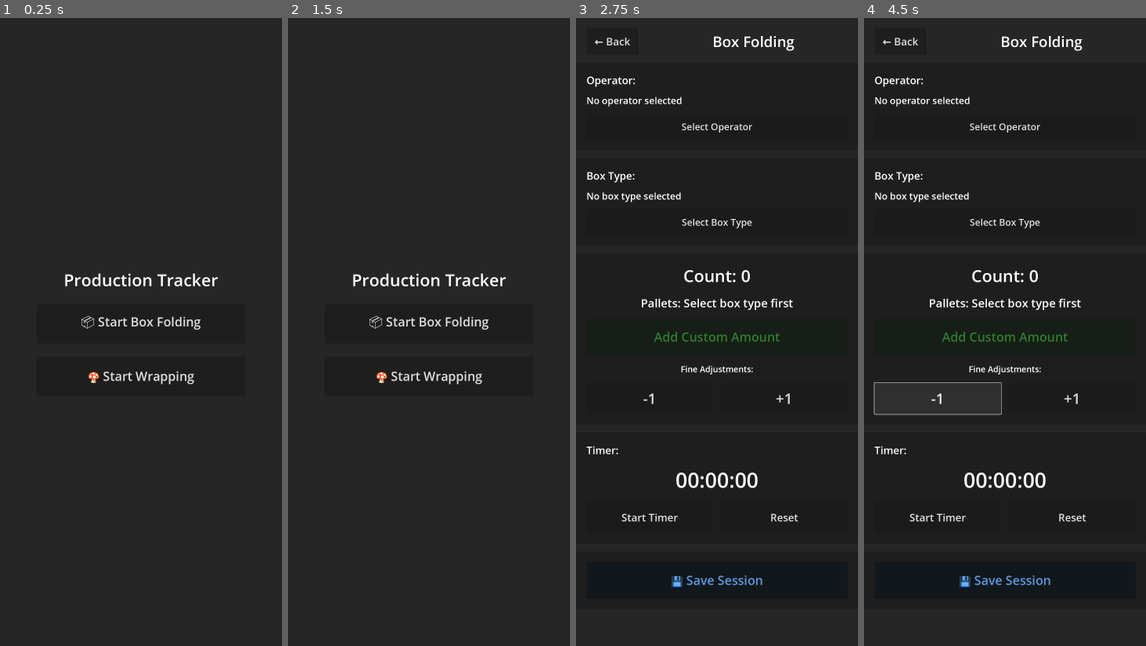
Above: before the commit, frames 1-4 (left to right).
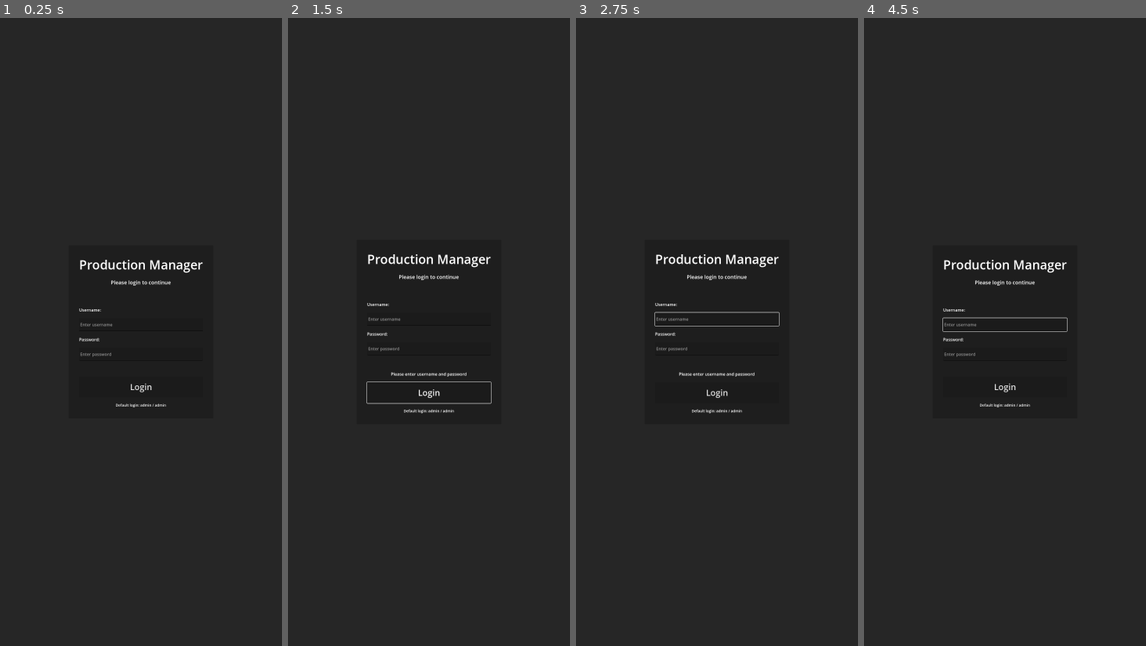
Above: after the commit, the same moments.

Repository: kriS282/production-tracker-godot
Game: Godot game, scene res://LoginScreen.tscn
The game is run twice, just before and just after one commit, with the same random seed, the same clock (stepped at 60 frames per second) and the same inputs. Before the commit the project starts from res://MainMenu.tscn.
Inputs (mouse positions are in pixels of both pictures, inside the frame that each line leads up to):
- Up to frame 1 (0.25 s): no input
- Up to frame 2 (1.5 s): click (429, 388) at 0.5 s, where only the run after the commit has a clickable "Login"; click (429, 74) at 1.25 s, where only the run before the commit has a clickable "← Back to Main Menu"
- Up to frame 3 (2.75 s): click (717, 325) at 2 s, where only the run before the commit has a clickable "📦 Start Box Folding"
- Up to frame 4 (4.5 s): click (900, 43) at 2.75 s, where only the run before the commit has a clickable "← Back"; click (1005, 325) at 3.5 s, where only the run before the commit has a clickable "📦 Start Box Folding"; click (937, 401) at 4.25 s, where only the run before the commit has a clickable "-1"

The runs differ from the first frame. In frame 1, 1.7% of the frame differs, in the area x 23-78%, y 38-62%; in frame 2, 1.9%; in frame 3, 4.1%; in frame 4, 4.2%, in the area x 3-79%, y 2-91%.

Commit message:
Add user management system, login screen, and role-based main menu
Major restructuring of the app into a production manager system:

User Management:
- DataStore.gd - JSON-based data storage singleton
- User authentication with password hashing
- Role-based access control (Manager, Supervisor, Staff, Picker)
- Task assignment system (wrapping, orders, admin, quality_control, folding)
- Default admin account (username: admin, password: admin)

Login System:
- LoginScreen.gd/.tscn - Clean login interface
- Password hashing for security
- Auto-redirect to main menu on successful login

Main Menu Redesign:
- Role-based button visibility
- User welcome message with role display
- New sections: Orders, Quality Control, Admin Panel
- Logout functionality
- Cleaner, more professional UI

Data Storage:
- JSON-based persistence (user://production_data.json)
- Support for users, orders, wrapping sessions, inventory, defects, forms
- Customizable defect reasons (bad product vs bad wrap)

Project Configuration:
- Set LoginScreen as main scene
- DataStore as autoload singleton
- Renamed app to "Production Manager"

Next steps:
- Build Admin Panel for user management
- Redesign Wrapping Tracker (simplified RM415 focus)
- Create Orders Manager
- Create Quality Control screen

Diff:
--- /dev/null
+++ b/DataStore.gd
@@ -0,0 +1,239 @@
+extends Node
+
+# Singleton for data management using JSON files
+# Access via DataStore.method_name()
+
+var data_path = "user://production_data.json"
+var data = {
+	"users": [],
+	"orders": [],
+	"wrapping_sessions": [],
+	"inventory": [],
+	"quality_defects": [],
+	"rm415_forms": [],
+	"current_user": null,
+	"defect_reasons": {
+		"bad_product": [
+			"Bruised",
+			"Discolored",
+			"Too Small",
+			"Too Large",
+			"Damaged",
+			"Foreign Object"
+		],
+		"bad_wrap": [
+			"Torn Film",
+			"Loose Wrap",
+			"Poor Seal",
+			"Wrinkled",
+			"Incorrect Weight",
+			"Missing Label"
+		]
+	}
+}
+
+func _ready():
+	load_data()
+	create_default_admin()
+
+func load_data():
+	if FileAccess.file_exists(data_path):
+		var file = FileAccess.open(data_path, FileAccess.READ)
+		if file:
+			var json_string = file.get_as_text()
+			var json = JSON.new()
+			var parse_result = json.parse(json_string)
+			if parse_result == OK:
+				data = json.get_data()
+			file.close()
+	save_data()  # Create file if it doesn't exist
+
+func save_data():
+	var file = FileAccess.open(data_path, FileAccess.WRITE)
+	if file:
+		var json_string = JSON.stringify(data, "\t")
+		file.store_string(json_string)
+		file.close()
+
+func create_default_admin():
+	if data.users.is_empty():
+		var admin = {
+			"id": 1,
+			"username": "admin",
+			"password_hash": "admin".sha256_text(),
+			"role": "Manager",
+			"tasks": ["wrapping", "orders", "admin", "quality_control"],
+			"is_admin": true,
+			"created_at": Time.get_datetime_string_from_system()
+		}
+		data.users.append(admin)
+		save_data()
+		print("✅ Default admin created: username='admin', password='admin'")
+
+# User management
+func create_user(username: String, password: String, role: String, tasks: Array, is_admin: bool = false) -> Dictionary:
+	var user_id = data.users.size() + 1
+	var user = {
+		"id": user_id,
+		"username": username,
+		"password_hash": password.sha256_text(),
+		"role": role,
+		"tasks": tasks,
+		"is_admin": is_admin,
+		"created_at": Time.get_datetime_string_from_system()
+	}
+	data.users.append(user)
+	save_data()
+	return user
+
+func authenticate_user(username: String, password: String) -> Dictionary:
+	var password_hash = password.sha256_text()
+	for user in data.users:
+		if user.username == username and user.password_hash == password_hash:
+			data.current_user = user
+			save_data()
+			return user
+	return {}
+
+func get_current_user() -> Dictionary:
+	return data.current_user if data.current_user else {}
+
+func logout():
+	data.current_user = null
+	save_data()
+
+func get_all_users() -> Array:
+	return data.users
+
+func update_user(user_id: int, updates: Dictionary) -> bool:
+	for i in range(data.users.size()):
+		if data.users[i].id == user_id:
+			for key in updates:
+				data.users[i][key] = updates[key]
+			save_data()
+			return true
+	return false
+
+func delete_user(user_id: int) -> bool:
+	for i in range(data.users.size()):
+		if data.users[i].id == user_id:
+			data.users.remove_at(i)
+			save_data()
+			return true
+	return false
+
+func user_has_task(task: String) -> bool:
+	var user = get_current_user()
+	if user.is_empty():
+		return false
+	return task in user.tasks
+
+# Orders management
+func create_order(order_data: Dictionary) -> int:
+	var order_id = data.orders.size() + 1
+	order_data["id"] = order_id
+	order_data["created_at"] = Time.get_datetime_string_from_system()
+	if not order_data.has("status"):
+		order_data["status"] = "pending"
+	data.orders.append(order_data)
+	save_data()
+	return order_id
+
+func get_pending_orders() -> Array:
+	var pending = []
+	for order in data.orders:
+		if order.status == "pending":
+			pending.append(order)
+	return pending
+
+func get_all_orders() -> Array:
+	return data.orders
+
+func get_order_by_id(order_id: int) -> Dictionary:
+	for order in data.orders:
+		if order.id == order_id:
+			return order
+	return {}
+
+func update_order_status(order_id: int, status: String) -> bool:
+	for i in range(data.orders.size()):
+		if data.orders[i].id == order_id:
+			data.orders[i].status = status
+			save_data()
+			return true
+	return false
+
+# Wrapping sessions
+func create_wrapping_session(session_data: Dictionary) -> int:
+	var session_id = data.wrapping_sessions.size() + 1
+	session_data["id"] = session_id
+	session_data["start_time"] = Time.get_datetime_string_from_system()
+	data.wrapping_sessions.append(session_data)
+	save_data()
+	return session_id
+
+func end_wrapping_session(session_id: int, crates_used: int):
+	for i in range(data.wrapping_sessions.size()):
+		if data.wrapping_sessions[i].id == session_id:
+			data.wrapping_sessions[i].end_time = Time.get_datetime_string_from_system()
+			data.wrapping_sessions[i].crates_used = crates_used
+			save_data()
+			return
+
+func get_user_sessions(user_id: int) -> Array:
+	var sessions = []
+	for session in data.wrapping_sessions:
+		if session.user_id == user_id:
+			sessions.append(session)
+	return sessions
+
+# Quality defects
+func add_defect(defect_data: Dictionary) -> bool:
+	var defect_id = data.quality_defects.size() + 1
+	defect_data["id"] = defect_id
+	defect_data["recorded_at"] = Time.get_datetime_string_from_system()
+	data.quality_defects.append(defect_data)
+	save_data()
+	return true
+
+func get_session_defects(session_id: int) -> Array:
+	var defects = []
+	for defect in data.quality_defects:
+		if defect.session_id == session_id:
+			defects.append(defect)
+	return defects
+
+func add_defect_reason(defect_type: String, reason: String):
+	if not data.defect_reasons.has(defect_type):
+		data.defect_reasons[defect_type] = []
+	if not reason in data.defect_reasons[defect_type]:
+		data.defect_reasons[defect_type].append(reason)
+		save_data()
+
+func get_defect_reasons(defect_type: String) -> Array:
+	return data.defect_reasons.get(defect_type, [])
+
+# Inventory
+func add_inventory(inventory_data: Dictionary) -> bool:
+	var inv_id = data.inventory.size() + 1
+	inventory_data["id"] = inv_id
+	inventory_data["date"] = Time.get_date_string_from_system()
+	data.inventory.append(inventory_data)
+	save_data()
+	return true
+
+func get_today_inventory() -> Dictionary:
+	var today = Time.get_date_string_from_system()
+	for inv in data.inventory:
+		if inv.date == today:
+			return inv
+	return {}
+
+# RM415 Forms
+func save_rm415_form(form_data: Dictionary) -> bool:
+	var form_id = data.rm415_forms.size() + 1
+	form_data["id"] = form_id
+	form_data["generated_at"] = Time.get_datetime_string_from_system()
+	data.rm415_forms.append(form_data)
+	save_data()
+	return true
--- /dev/null
+++ b/Database.gd
@@ -0,0 +1,215 @@
+extends Node
+
+# Singleton for database management
+# Access via Database.method_name()
+
+var db: SQLite = null
+var db_path = "user://production_tracker.db"
+
+func _ready():
+	db = SQLite.new()
+	db.path = db_path
+	db.open_db()
+	create_tables()
+
+func create_tables():
+	# Users table
+	var users_table = """
+	CREATE TABLE IF NOT EXISTS users (
+		id INTEGER PRIMARY KEY AUTOINCREMENT,
+		username TEXT UNIQUE NOT NULL,
+		password_hash TEXT NOT NULL,
+		role TEXT NOT NULL,
+		tasks TEXT,
+		created_at TEXT DEFAULT CURRENT_TIMESTAMP,
+		is_admin INTEGER DEFAULT 0
+	);
+	"""
+	db.query(users_table)
+
+	# Orders table
+	var orders_table = """
+	CREATE TABLE IF NOT EXISTS orders (
+		id INTEGER PRIMARY KEY AUTOINCREMENT,
+		product TEXT NOT NULL,
+		quantity TEXT NOT NULL,
+		customer TEXT DEFAULT 'Lidl RDC Mullingar',
+		delivery_date TEXT NOT NULL,
+		harvest_date TEXT,
+		supplier TEXT,
+		batch_code TEXT,
+		status TEXT DEFAULT 'pending',
+		created_by INTEGER,
+		created_at TEXT DEFAULT CURRENT_TIMESTAMP,
+		FOREIGN KEY (created_by) REFERENCES users(id)
+	);
+	"""
+	db.query(orders_table)
+
+	# Wrapping sessions table
+	var sessions_table = """
+	CREATE TABLE IF NOT EXISTS wrapping_sessions (
+		id INTEGER PRIMARY KEY AUTOINCREMENT,
+		order_id INTEGER,
+		user_id INTEGER,
+		product TEXT NOT NULL,
+		supplier TEXT NOT NULL,
+		quantity_wrapped TEXT,
+		crates_used INTEGER,
+		harvest_date TEXT,
+		delivery_date TEXT,
+		batch_code TEXT,
+		start_time TEXT,
+		end_time TEXT,
+		FOREIGN KEY (order_id) REFERENCES orders(id),
+		FOREIGN KEY (user_id) REFERENCES users(id)
+	);
+	"""
+	db.query(sessions_table)
+
+	# Inventory table
+	var inventory_table = """
+	CREATE TABLE IF NOT EXISTS inventory (
+		id INTEGER PRIMARY KEY AUTOINCREMENT,
+		date TEXT NOT NULL,
+		pallets_in INTEGER DEFAULT 0,
+		crates_in INTEGER DEFAULT 0,
+		leftovers INTEGER DEFAULT 0,
+		class2_crates INTEGER DEFAULT 0,
+		damaged_punnets INTEGER DEFAULT 0,
+		harvest_date TEXT,
+		user_id INTEGER,
+		FOREIGN KEY (user_id) REFERENCES users(id)
+	);
+	"""
+	db.query(inventory_table)
+
+	# Quality defects table
+	var defects_table = """
+	CREATE TABLE IF NOT EXISTS quality_defects (
+		id INTEGER PRIMARY KEY AUTOINCREMENT,
+		session_id INTEGER,
+		defect_type TEXT NOT NULL,
+		defect_reason TEXT NOT NULL,
+		quantity INTEGER DEFAULT 1,
+		notes TEXT,
+		recorded_at TEXT DEFAULT CURRENT_TIMESTAMP,
+		user_id INTEGER,
+		FOREIGN KEY (session_id) REFERENCES wrapping_sessions(id),
+		FOREIGN KEY (user_id) REFERENCES users(id)
+	);
+	"""
+	db.query(defects_table)
+
+	# RM415 forms table
+	var rm415_table = """
+	CREATE TABLE IF NOT EXISTS rm415_forms (
+		id INTEGER PRIMARY KEY AUTOINCREMENT,
+		session_id INTEGER,
+		product TEXT NOT NULL,
+		supplier TEXT NOT NULL,
+		batch_code TEXT NOT NULL,
+		punnet_checks TEXT,
+		box_checks TEXT,
+		signature_data TEXT,
+		generated_at TEXT DEFAULT CURRENT_TIMESTAMP,
+		FOREIGN KEY (session_id) REFERENCES wrapping_sessions(id)
+	);
+	"""
+	db.query(rm415_table)
+
+	# Create default admin if no users exist
+	create_default_admin()
+
+func create_default_admin():
+	var result = db.select_rows("users", "", ["id"])
+	if result.is_empty():
+		var admin_data = {
+			"username": "admin",
+			"password_hash": "admin".sha256_text(),  # CHANGE THIS IN PRODUCTION!
+			"role": "Manager",
+			"tasks": "wrapping,orders,admin",
+			"is_admin": 1
+		}
+		db.insert_row("users", admin_data)
+		print("Default admin created: username=admin, password=admin")
+
+# User management
+func create_user(username: String, password: String, role: String, tasks: String, is_admin: bool = false) -> bool:
+	var user_data = {
+		"username": username,
+		"password_hash": password.sha256_text(),
+		"role": role,
+		"tasks": tasks,
+		"is_admin": 1 if is_admin else 0
+	}
+	return db.insert_row("users", user_data)
+
+func authenticate_user(username: String, password: String) -> Dictionary:
+	var password_hash = password.sha256_text()
+	var condition = "username = '%s' AND password_hash = '%s'" % [username, password_hash]
+	var result = db.select_rows("users", condition, ["*"])
+
+	if not result.is_empty():
+		return result[0]
+	return {}
+
+func get_user_by_id(user_id: int) -> Dictionary:
+	var condition = "id = %d" % user_id
+	var result = db.select_rows("users", condition, ["*"])
+	return result[0] if not result.is_empty() else {}
+
+func get_all_users() -> Array:
+	return db.select_rows("users", "", ["*"])
+
+func update_user(user_id: int, data: Dictionary) -> bool:
+	var condition = "id = %d" % user_id
+	return db.update_rows("users", condition, data)
+
+func delete_user(user_id: int) -> bool:
+	return db.delete_rows("users", "id = %d" % user_id)
+
+# Orders management
+func create_order(order_data: Dictionary) -> int:
+	db.insert_row("orders", order_data)
+	# Get the last inserted row id
+	var result = db.select_rows("orders", "", ["MAX(id) as id"])
+	return result[0]["id"] if not result.is_empty() else -1
+
+func get_pending_orders() -> Array:
+	return db.select_rows("orders", "status = 'pending'", ["*"])
+
+func get_all_orders() -> Array:
+	return db.select_rows("orders", "", ["*"])
+
+func update_order_status(order_id: int, status: String) -> bool:
+	return db.update_rows("orders", "id = %d" % order_id, {"status": status})
+
+# Wrapping sessions
+func create_wrapping_session(session_data: Dictionary) -> int:
+	db.insert_row("wrapping_sessions", session_data)
+	var result = db.select_rows("wrapping_sessions", "", ["MAX(id) as id"])
+	return result[0]["id"] if not result.is_empty() else -1
+
+func get_user_sessions(user_id: int) -> Array:
+	return db.select_rows("wrapping_sessions", "user_id = %d" % user_id, ["*"])
+
+# Quality defects
+func add_defect(defect_data: Dictionary) -> bool:
+	return db.insert_row("quality_defects", defect_data)
+
+func get_session_defects(session_id: int) -> Array:
+	return db.select_rows("quality_defects", "session_id = %d" % session_id, ["*"])
+
+# Inventory
+func add_inventory(inventory_data: Dictionary) -> bool:
+	return db.insert_row("inventory", inventory_data)
+
+func get_today_inventory() -> Dictionary:
+	var today = Time.get_date_string_from_system()
+	var result = db.select_rows("inventory", "date = '%s'" % today, ["*"])
+	return result[0] if not result.is_empty() else {}
+
+# RM415 Forms
+func save_rm415_form(form_data: Dictionary) -> bool:
+	return db.insert_row("rm415_forms", form_data)
--- /dev/null
+++ b/LoginScreen.gd
@@ -0,0 +1,33 @@
+extends Control
+
+@onready var username_input = %UsernameInput
+@onready var password_input = %PasswordInput
+@onready var error_label = %ErrorLabel
+
+func _ready():
+	%LoginBtn.pressed.connect(_on_login_pressed)
+	password_input.secret = true
+
+func _on_login_pressed():
+	var username = username_input.text
+	var password = password_input.text
+
+	if username.is_empty() or password.is_empty():
+		show_error("Please enter username and password")
+		return
+
+	var user = DataStore.authenticate_user(username, password)
+
+	if user.is_empty():
+		show_error("Invalid username or password")
+		return
+
+	# Login successful
+	print("✅ Logged in as: %s (%s)" % [user.username, user.role])
+	get_tree().change_scene_to_file("res://MainMenu.tscn")
+
+func show_error(message: String):
+	error_label.text = message
+	error_label.show()
+	await get_tree().create_timer(3.0).timeout
+	error_label.hide()
--- /dev/null
+++ b/LoginScreen.tscn
@@ -0,0 +1,102 @@
+[gd_scene load_steps=2 format=3]
+
+[ext_resource type="Script" path="res://LoginScreen.gd" id="1"]
+
+[node name="LoginScreen" type="Control"]
+layout_mode = 3
+anchors_preset = 15
+anchor_right = 1.0
+anchor_bottom = 1.0
+grow_horizontal = 2
+grow_vertical = 2
+script = ExtResource("1")
+
+[node name="ColorRect" type="ColorRect" parent="."]
+layout_mode = 1
+anchors_preset = 15
+anchor_right = 1.0
+anchor_bottom = 1.0
+color = Color(0.15, 0.15, 0.15, 1)
+
+[node name="CenterContainer" type="CenterContainer" parent="."]
+layout_mode = 1
+anchors_preset = 15
+anchor_right = 1.0
+anchor_bottom = 1.0
+
+[node name="PanelContainer" type="PanelContainer" parent="CenterContainer"]
+layout_mode = 2
+custom_minimum_size = Vector2(400, 500)
+
+[node name="MarginContainer" type="MarginContainer" parent="CenterContainer/PanelContainer"]
+layout_mode = 2
+theme_override_constants/margin_left = 40
+theme_override_constants/margin_top = 40
+theme_override_constants/margin_right = 40
+theme_override_constants/margin_bottom = 40
+
+[node name="VBoxContainer" type="VBoxContainer" parent="CenterContainer/PanelContainer/MarginContainer"]
+layout_mode = 2
+theme_override_constants/separation = 20
+
+[node name="Title" type="Label" parent="CenterContainer/PanelContainer/MarginContainer/VBoxContainer"]
+layout_mode = 2
+theme_override_font_sizes/font_size = 48
+text = "Production Manager"
+horizontal_alignment = 1
+
+[node name="Subtitle" type="Label" parent="CenterContainer/PanelContainer/MarginContainer/VBoxContainer"]
+layout_mode = 2
+theme_override_font_sizes/font_size = 20
+text = "Please login to continue"
+horizontal_alignment = 1
+
+[node name="Spacer1" type="Control" parent="CenterContainer/PanelContainer/MarginContainer/VBoxContainer"]
+custom_minimum_size = Vector2(0, 40)
+layout_mode = 2
+
+[node name="UsernameLabel" type="Label" parent="CenterContainer/PanelContainer/MarginContainer/VBoxContainer"]
+layout_mode = 2
+text = "Username:"
+
+[node name="UsernameInput" type="LineEdit" parent="CenterContainer/PanelContainer/MarginContainer/VBoxContainer"]
+unique_name_in_owner = true
+layout_mode = 2
+custom_minimum_size = Vector2(0, 50)
+placeholder_text = "Enter username"
+
+[node name="PasswordLabel" type="Label" parent="CenterContainer/PanelContainer/MarginContainer/VBoxContainer"]
+layout_mode = 2
+text = "Password:"
+
+[node name="PasswordInput" type="LineEdit" parent="CenterContainer/PanelContainer/MarginContainer/VBoxContainer"]
+unique_name_in_owner = true
+layout_mode = 2
+custom_minimum_size = Vector2(0, 50)
+placeholder_text = "Enter password"
+secret = true
+
+[node name="Spacer2" type="Control" parent="CenterContainer/PanelContainer/MarginContainer/VBoxContainer"]
+custom_minimum_size = Vector2(0, 20)
+layout_mode = 2
+size_flags_vertical = 3
+
+[node name="ErrorLabel" type="Label" parent="CenterContainer/PanelContainer/MarginContainer/VBoxContainer"]
+unique_name_in_owner = true
+layout_mode = 2
+text = "Error"
+horizontal_alignment = 1
+visible = false
+
+[node name="LoginBtn" type="Button" parent="CenterContainer/PanelContainer/MarginContainer/VBoxContainer"]
+unique_name_in_owner = true
+layout_mode = 2
+custom_minimum_size = Vector2(0, 80)
+theme_override_font_sizes/font_size = 32
+text = "Login"
+
+[node name="InfoLabel" type="Label" parent="CenterContainer/PanelContainer/MarginContainer/VBoxContainer"]
+layout_mode = 2
+theme_override_font_sizes/font_size = 14
+text = "Default login: admin / admin"
+horizontal_alignment = 1
--- a/MainMenu.gd
+++ b/MainMenu.gd
@@ -1,11 +1,52 @@
 extends Control
 
+var current_user = {}
+
 func _ready():
+	current_user = DataStore.get_current_user()
+
+	if current_user.is_empty():
+		# Not logged in, go to login screen
+		get_tree().change_scene_to_file("res://LoginScreen.tscn")
+		return
+
+	update_ui()
+	connect_buttons()
+
+func update_ui():
+	%WelcomeLabel.text = "Welcome, %s" % current_user.username
+	%RoleLabel.text = "Role: %s" % current_user.role
+
+	# Show/hide buttons based on user tasks
+	%BoxFoldingBtn.visible = "folding" in current_user.tasks
+	%WrappingBtn.visible = "wrapping" in current_user.tasks
+	%OrdersBtn.visible = "orders" in current_user.tasks
+	%QualityControlBtn.visible = "quality_control" in current_user.tasks
+	%AdminBtn.visible = current_user.is_admin
+
+func connect_buttons():
 	%BoxFoldingBtn.pressed.connect(_on_box_folding_pressed)
 	%WrappingBtn.pressed.connect(_on_wrapping_pressed)
+	%OrdersBtn.pressed.connect(_on_orders_pressed)
+	%QualityControlBtn.pressed.connect(_on_quality_control_pressed)
+	%AdminBtn.pressed.connect(_on_admin_pressed)
+	%LogoutBtn.pressed.connect(_on_logout_pressed)
 
 func _on_box_folding_pressed():
 	get_tree().change_scene_to_file("res://BoxFolding.tscn")
 
 func _on_wrapping_pressed():
 	get_tree().change_scene_to_file("res://WrappingTracker.tscn")
+
+func _on_orders_pressed():
+	get_tree().change_scene_to_file("res://OrdersManager.tscn")
+
+func _on_quality_control_pressed():
+	get_tree().change_scene_to_file("res://QualityControl.tscn")
+
+func _on_admin_pressed():
+	get_tree().change_scene_to_file("res://AdminPanel.tscn")
+
+func _on_logout_pressed():
+	DataStore.logout()
+	get_tree().change_scene_to_file("res://LoginScreen.tscn")
--- a/MainMenu.tscn
+++ b/MainMenu.tscn
@@ -35,20 +35,70 @@
 
 [node name="Title" type="Label" parent="VBoxContainer"]
 layout_mode = 2
-theme_override_font_sizes/font_size = 64
-text = "Production Tracker"
+theme_override_font_sizes/font_size = 56
+text = "Production Manager"
 horizontal_alignment = 1
+
+[node name="WelcomeLabel" type="Label" parent="VBoxContainer"]
+unique_name_in_owner = true
+layout_mode = 2
+theme_override_font_sizes/font_size = 24
+text = "Welcome, User"
+horizontal_alignment = 1
+
+[node name="RoleLabel" type="Label" parent="VBoxContainer"]
+unique_name_in_owner = true
+layout_mode = 2
+theme_override_font_sizes/font_size = 20
+text = "Role: Staff"
+horizontal_alignment = 1
+
+[node name="Spacer" type="Control" parent="VBoxContainer"]
+custom_minimum_size = Vector2(0, 20)
+layout_mode = 2
 
 [node name="BoxFoldingBtn" type="Button" parent="VBoxContainer"]
 unique_name_in_owner = true
-custom_minimum_size = Vector2(0, 150)
+custom_minimum_size = Vector2(0, 100)
 layout_mode = 2
-theme_override_font_sizes/font_size = 48
-text = "📦 Start Box Folding"
+theme_override_font_sizes/font_size = 36
+text = "📦 Box Folding"
 
 [node name="WrappingBtn" type="Button" parent="VBoxContainer"]
 unique_name_in_owner = true
-custom_minimum_size = Vector2(0, 150)
+custom_minimum_size = Vector2(0, 100)
 layout_mode = 2
-theme_override_font_sizes/font_size = 48
-text = "🍄 Start Wrapping"
+theme_override_font_sizes/font_size = 36
+text = "🍄 Wrapping"
+
+[node name="OrdersBtn" type="Button" parent="VBoxContainer"]
+unique_name_in_owner = true
+custom_minimum_size = Vector2(0, 100)
+layout_mode = 2
+theme_override_font_sizes/font_size = 36
+text = "📋 Orders"
+
+[node name="QualityControlBtn" type="Button" parent="VBoxContainer"]
+unique_name_in_owner = true
+custom_minimum_size = Vector2(0, 100)
+layout_mode = 2
+theme_override_font_sizes/font_size = 36
+text = "✓ Quality Control"
+
+[node name="AdminBtn" type="Button" parent="VBoxContainer"]
+unique_name_in_owner = true
+custom_minimum_size = Vector2(0, 100)
+layout_mode = 2
+theme_override_font_sizes/font_size = 36
+text = "⚙ Admin Panel"
+
+[node name="Spacer2" type="Control" parent="VBoxContainer"]
+custom_minimum_size = Vector2(0, 20)
+layout_mode = 2
+
+[node name="LogoutBtn" type="Button" parent="VBoxContainer"]
+unique_name_in_owner = true
+custom_minimum_size = Vector2(0, 60)
+layout_mode = 2
+theme_override_font_sizes/font_size = 24
+text = "← Logout"
--- a/project.godot
+++ b/project.godot
@@ -10,10 +10,14 @@
 
 [application]
 
-config/name="Box Tracker System"
-run/main_scene="res://MainMenu.tscn"
+config/name="Production Manager"
+run/main_scene="res://LoginScreen.tscn"
 config/features=PackedStringArray("4.5", "Mobile")
 config/icon="res://icon.svg"
+
+[autoload]
+
+DataStore="*res://DataStore.gd"
 
 [display]
 
